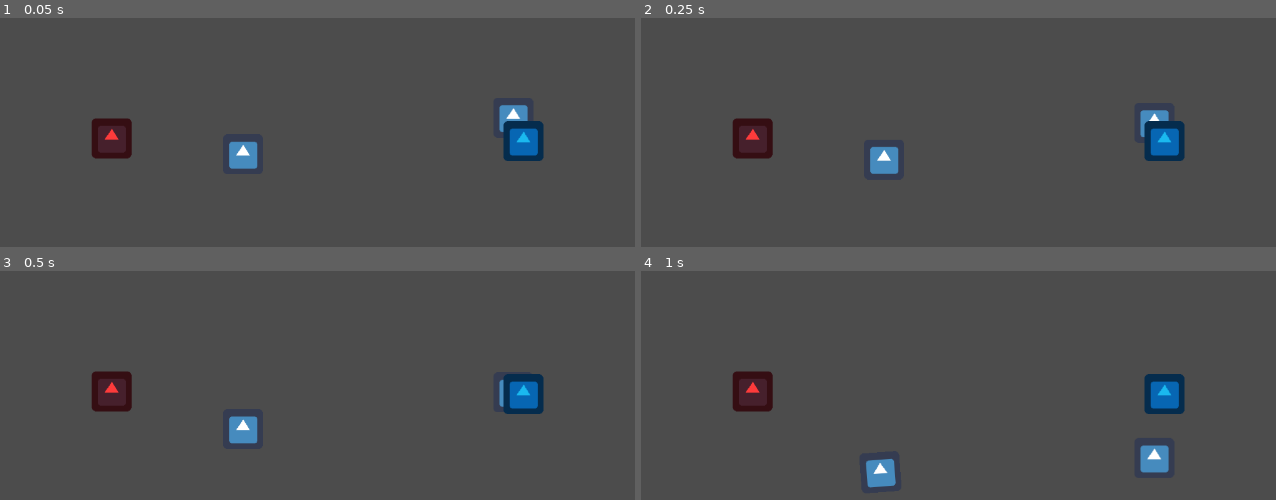
Above: before the commit, frames 1-4 (two rows, left to right).
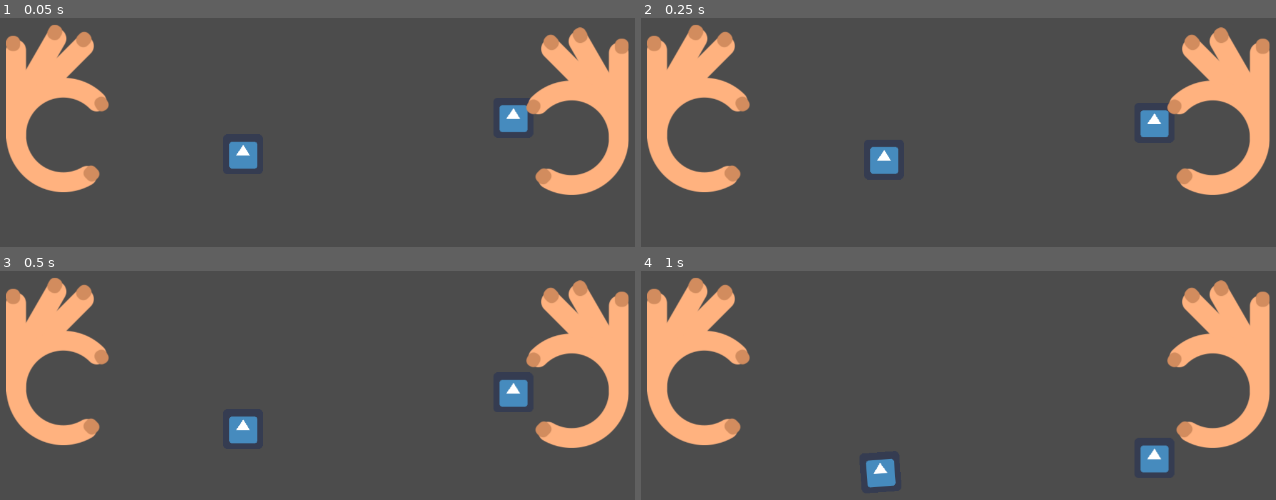
Above: after the commit, the same moments.

Repository: williamd1k0/untitled-glue-game
Game: Godot game, scene res://devel/TestGrab.tscn
Same seed, same stepped clock (60 frames per second), same inputs: the game is played once before the commit and once after it. The project has no main scene, so this scene is started directly. The engine's default icon, where the game draws it, is replaced by a stand-in: a white triangle on a blue panel in a dark square.
Inputs:
- Up to frame 1 (0.05 s): no input
- Up to frame 2 (0.25 s): no input
- Up to frame 3 (0.5 s): no input
- Up to frame 4 (1 s): no input

The runs differ from the first frame. In frame 1, 14% of the frame differs, in the area x 0-100%, y 3-78%; in frame 2, 14%; in frame 3, 14%; in frame 4, 14%.

Commit message:
Add hand sprites

Diff:
--- a/game/gameplay/Hand.tscn
+++ b/game/gameplay/Hand.tscn
@@ -1,7 +1,8 @@
-[gd_scene load_steps=6 format=2]
+[gd_scene load_steps=7 format=2]
 
-[ext_resource path="res://icon.png" type="Texture" id=1]
+[ext_resource path="res://assets/textures/hand1.png" type="Texture" id=1]
 [ext_resource path="res://game/gameplay/Hand.gd" type="Script" id=2]
+[ext_resource path="res://assets/textures/hand3.png" type="Texture" id=3]
 
 [sub_resource type="CircleShape2D" id=1]
 radius = 34.0
@@ -9,28 +10,16 @@
 [sub_resource type="Animation" id=2]
 resource_name = "grab"
 tracks/0/type = "value"
-tracks/0/path = NodePath("Sprite:rotation_degrees")
+tracks/0/path = NodePath("Sprite:texture")
 tracks/0/interp = 1
 tracks/0/loop_wrap = true
 tracks/0/imported = false
 tracks/0/enabled = true
 tracks/0/keys = {
-"times": PoolRealArray( 0.5 ),
+"times": PoolRealArray( 0 ),
 "transitions": PoolRealArray( 1 ),
-"update": 0,
-"values": [ 20.0 ]
-}
-tracks/1/type = "value"
-tracks/1/path = NodePath("Sprite:scale")
-tracks/1/interp = 1
-tracks/1/loop_wrap = true
-tracks/1/imported = false
-tracks/1/enabled = true
-tracks/1/keys = {
-"times": PoolRealArray( 0.5 ),
-"transitions": PoolRealArray( 1 ),
-"update": 0,
-"values": [ Vector2( 0.8, 0.8 ) ]
+"update": 1,
+"values": [ ExtResource( 3 ) ]
 }
 
 [sub_resource type="Animation" id=3]
@@ -59,6 +48,18 @@
 "update": 0,
 "values": [ 0.0 ]
 }
+tracks/2/type = "value"
+tracks/2/path = NodePath("Sprite:texture")
+tracks/2/interp = 1
+tracks/2/loop_wrap = true
+tracks/2/imported = false
+tracks/2/enabled = true
+tracks/2/keys = {
+"times": PoolRealArray( 0 ),
+"transitions": PoolRealArray( 1 ),
+"update": 1,
+"values": [ ExtResource( 1 ) ]
+}
 
 [node name="Hand" type="Area2D"]
 script = ExtResource( 2 )
@@ -67,10 +68,10 @@
 shape = SubResource( 1 )
 
 [node name="Sprite" type="Sprite" parent="."]
-texture = ExtResource( 1 )
+position = Vector2( -77, -48 )
+texture = ExtResource( 3 )
 
 [node name="GrabPosition" type="Position2D" parent="."]
-position = Vector2( 56.5653, -15.3634 )
 __meta__ = {
 "_editor_description_": "Use left hand as reference.
 Right hand will be automatically mirrored."
--- a/game/gameplay/Hands.tscn
+++ b/game/gameplay/Hands.tscn
@@ -5,10 +5,9 @@
 [node name="Hands" type="Node2D"]
 
 [node name="LeftHand" parent="." instance=ExtResource( 1 )]
-modulate = Color( 0.996078, 0.235294, 0.235294, 1 )
 position = Vector2( 224.935, 331.723 )
 
 [node name="RightHand" parent="." instance=ExtResource( 1 )]
-modulate = Color( 0.105882, 0.729412, 0.941176, 1 )
 position = Vector2( 883.837, 336.267 )
+scale = Vector2( -1, 1 )
 hand = 1
--- /dev/null
+++ b/game/gameplay/LeftHand.tscn
@@ -0,0 +1,5 @@
+[gd_scene load_steps=2 format=2]
+
+[ext_resource path="res://game/gameplay/Hand.tscn" type="PackedScene" id=1]
+
+[node name="LeftHand" instance=ExtResource( 1 )]
--- /dev/null
+++ b/game/gameplay/RightHand.tscn
@@ -0,0 +1,9 @@
+[gd_scene load_steps=2 format=2]
+
+[ext_resource path="res://game/gameplay/Hand.tscn" type="PackedScene" id=1]
+
+[node name="RightHand" instance=ExtResource( 1 )]
+
+[node name="Sprite" parent="." index="1"]
+position = Vector2( 71, -51 )
+flip_h = true
Binary file added: assets/textures/hand1.png
Not shown, added: assets/textures/hand1.png.import
Binary file added: assets/textures/hand2.png
Not shown, added: assets/textures/hand2.png.import
Binary file added: assets/textures/hand3.png
Not shown, added: assets/textures/hand3.png.import
